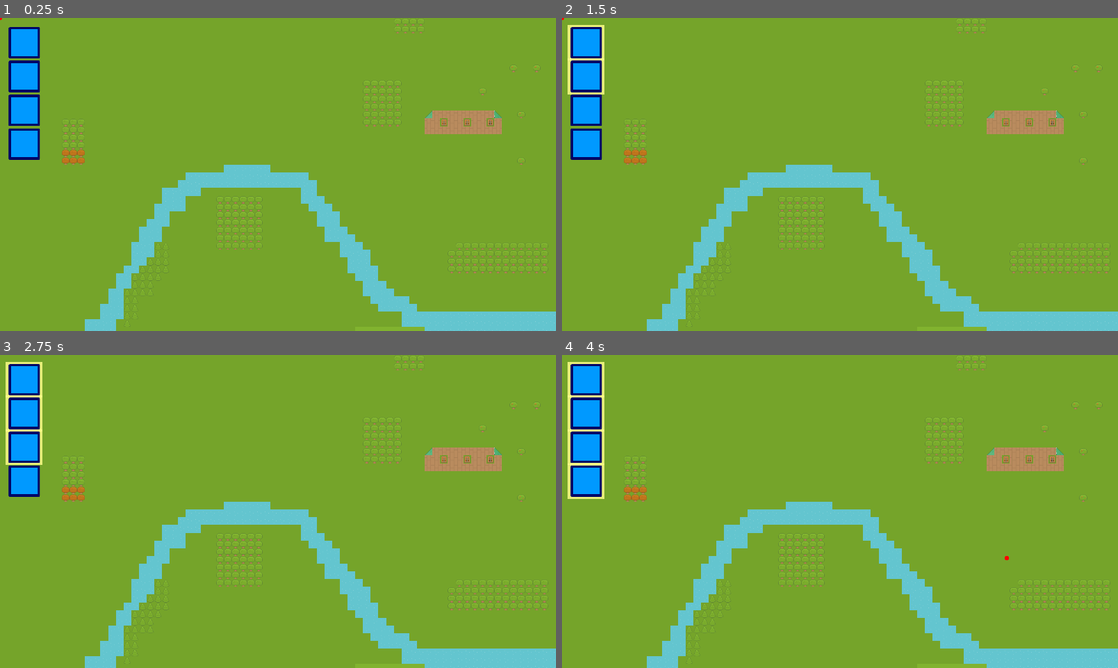
Above: before the commit, frames 1-4 (two rows, left to right).
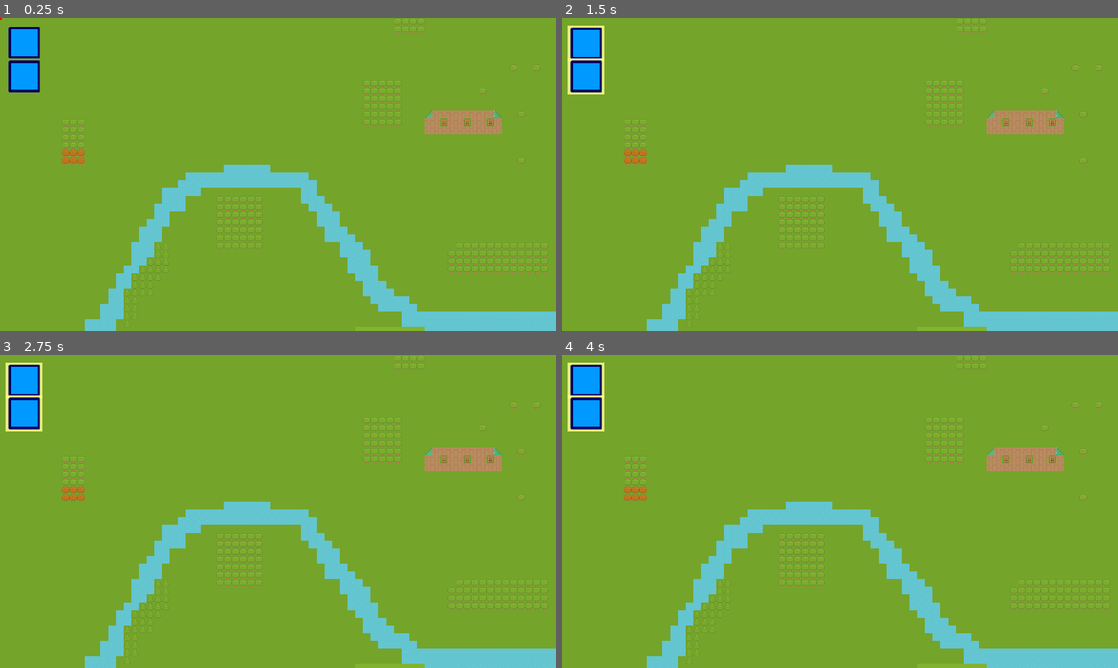
Above: after the commit, the same moments.

Repository: Dmitriy154/troops
Game: Godot game, scene res://world/world.tscn
Same seed, same stepped clock (60 frames per second), same inputs: the game is played once before the commit and once after it.
Inputs (mouse positions are in pixels of both pictures, inside the frame that each line leads up to):
- Up to frame 1 (0.25 s): no input
- Up to frame 2 (1.5 s): tap Enter at 0.5 s; move the mouse to (584, 43) at 0.52 s; press the mouse at (584, 43) at 0.53 s; tap Space at 1.25 s; move the mouse to (584, 77) at 1.27 s; release the mouse at (584, 77) at 1.28 s; click (584, 77) at 1.35 s
- Up to frame 3 (2.75 s): tap Enter at 2 s; move the mouse to (22, 445) at 2.02 s; press the mouse at (22, 445) at 2.03 s
- Up to frame 4 (4 s): tap Space at 2.75 s; move the mouse to (584, 480) at 2.77 s; release the mouse at (584, 480) at 2.78 s; click (584, 480) at 2.85 s; tap Enter at 3.5 s; move the mouse to (1006, 558) at 3.52 s; press the mouse at (1006, 558) at 3.53 s

The runs differ from the first frame. In frame 1, 1.1% of the frame differs, in the area x 1-8%, y 24-46%; in frame 2, 1.2%; in frame 3, 1.3%; in frame 4, 1.5%, in the area x 1-81%, y 2-66%.

Commit message:
выделение одного отряда

Diff:
--- a/Events.gd
+++ b/Events.gd
@@ -1,4 +1,7 @@
 extends Node
+
+#troop
+signal updateTroop(state)
 
 #UI
 #signal menu_action_selected(action)
--- a/main.gd
+++ b/main.gd
@@ -18,7 +18,10 @@
 			#Это минимальный угол, на который тело может скользить при ударе о склон.
 			troop.move_and_slide()
 		else:
-			troop.selected = false   #состояние покоя
+			print('отряд прибыл')
+			troop.state = Troop.State.IDLE
+			#troop.selected = false   #состояние покоя
 
 func troops_move(_troop_array:Array[Troop], _position_click:Vector2):
 	print('движение отрядов')
+	pass
--- a/project.godot
+++ b/project.godot
@@ -18,6 +18,7 @@
 [autoload]
 
 Main="*res://Main.gd"
+Events="*res://Events.gd"
 
 [display]
 
--- a/troop/troop.gd
+++ b/troop/troop.gd
@@ -1,13 +1,16 @@
 class_name Troop
 extends CharacterBody2D
 #TROOP класс войска
+
+signal Update_troop
+
 
 # состояния: покой, выбран, прогулка, бег, атака, защита, отступление
 enum State {IDLE, WALK, RUN, ATTACK, DEFENSE, RETREAT}
 
 var state := State.IDLE
 var selected := false
-var active: int = 0		#стадия активности, 1-клик по войску, 2-активно на след. кадр
+
 var speed: float = 100
 var health: float = 100:
 	set(x): health = clamp(x,0,100)
@@ -16,9 +19,6 @@
 var target := Vector2.ZERO
 #ссылка на картинку - изменим Resource
 @onready var sprite2d = $Sprite2D
-
-func _ready():
-	pass
 
 
 func change_state(new_state: State):
@@ -29,10 +29,7 @@
 	print('update troop')
 	match state:
 		State.IDLE:
-			if(!selected):
-				$fon.hide()
-			else:
-				$fon.show()
+			print('IDLE')
 		State.WALK:
 			pass
 		State.RUN:
@@ -44,17 +41,17 @@
 		_:
 			print('default')
 
-	get_parent().update()
-
-
-func _physics_process(_delta):
-	pass
+	Events.updateTroop.emit()
 
 
 func _on_input_event(_viewport, event, _shape_idx):
-	if event is InputEventMouseButton:
-		print('click troop')
-		selected = true
+	if event is InputEventMouseButton and event.pressed:
+		if(selected):
+			selected = false
+			$fon.hide()
+		else:
+			selected = true
+			$fon.show()
 		update_troop()
 
 
--- a/troop/troop.tscn
+++ b/troop/troop.tscn
@@ -19,6 +19,7 @@
 offset_top = -36.0
 offset_right = 38.0
 offset_bottom = 38.0
+mouse_filter = 2
 color = Color(1, 1, 0.545098, 0.815686)
 
 [node name="Sprite2D" type="Sprite2D" parent="."]
--- a/world/world.gd
+++ b/world/world.gd
@@ -1,6 +1,7 @@
 class_name World
 extends Node2D
 
+var troop: Troop
 var troops_array: Array[Troop] = []
 var troops_selected: Array[Troop] = []
 var target_click: Vector2
@@ -8,25 +9,23 @@
 @onready var troopScene = load("res://troop/troop.tscn")
 
 func _ready():
+	Events.updateTroop.connect(update)  #регистрируем слушатель, который принимает сигнал о вызове экз-ром troop метода update_troop
 	#добавляем на сцену отряды
-	for i in 4:
-		var troop = troopScene.instantiate()
+	for i in 2:
+		troop = troopScene.instantiate()
 		troop.position = Vector2(50, 70*i+50)
 		troops_array.append(troop as Troop)
 		add_child(troop)
 
-
-#обновление состояний и событий в игре
+#обновление состояний и событий в игре, клик мыши по новому месту
 func update():
-	print("update")
-	#определяем какие отряды выделены
+	#перебираем массив отрядов и ищем те, у которых состояние SELECTED
 	troops_selected.clear()
-	#перебираем массив отрядов и ищем те, у которых состояние SELECTED
 	for i in troops_array.size():
-		var troop = troops_array[i] as Troop
+		troop = troops_array[i] as Troop
 		if troop.selected:
 			troops_selected.append(troop)
-	print(troops_selected.size())
+	#print(troops_selected.size())
 
 
 func _unhandled_input(event):
@@ -34,15 +33,28 @@
 		target_click = get_global_mouse_position()
 		$red_point.show()
 		$red_point.position = get_global_mouse_position()
+
+		print('clickWorld')
+
+		if troops_selected.size() == 1:
+			troop = troops_selected[0]
+			troop.state = troop.State.WALK
+			Main.troop_move(troop, target_click)
+
 		await get_tree().create_timer(1).timeout # ждем секунду
 		$red_point.hide()
 
 
+
+
 func _physics_process(_delta):
+
 	#ПЕРЕМЕЩЕНИЕ ОТРЯДА(ОВ)
 	#если выделен один отряд
 	if troops_selected.size() == 1:
-		Main.troop_move(troops_selected[0] as Troop, target_click)
+		troop = troops_selected[0]
+		if (troop.state != troop.State.IDLE):
+			Main.troop_move(troops_selected[0] as Troop, target_click)
 	#если выделены несколько отрядов
 	if troops_selected.size() > 1:
 		Main.troops_move(troops_selected, target_click)
